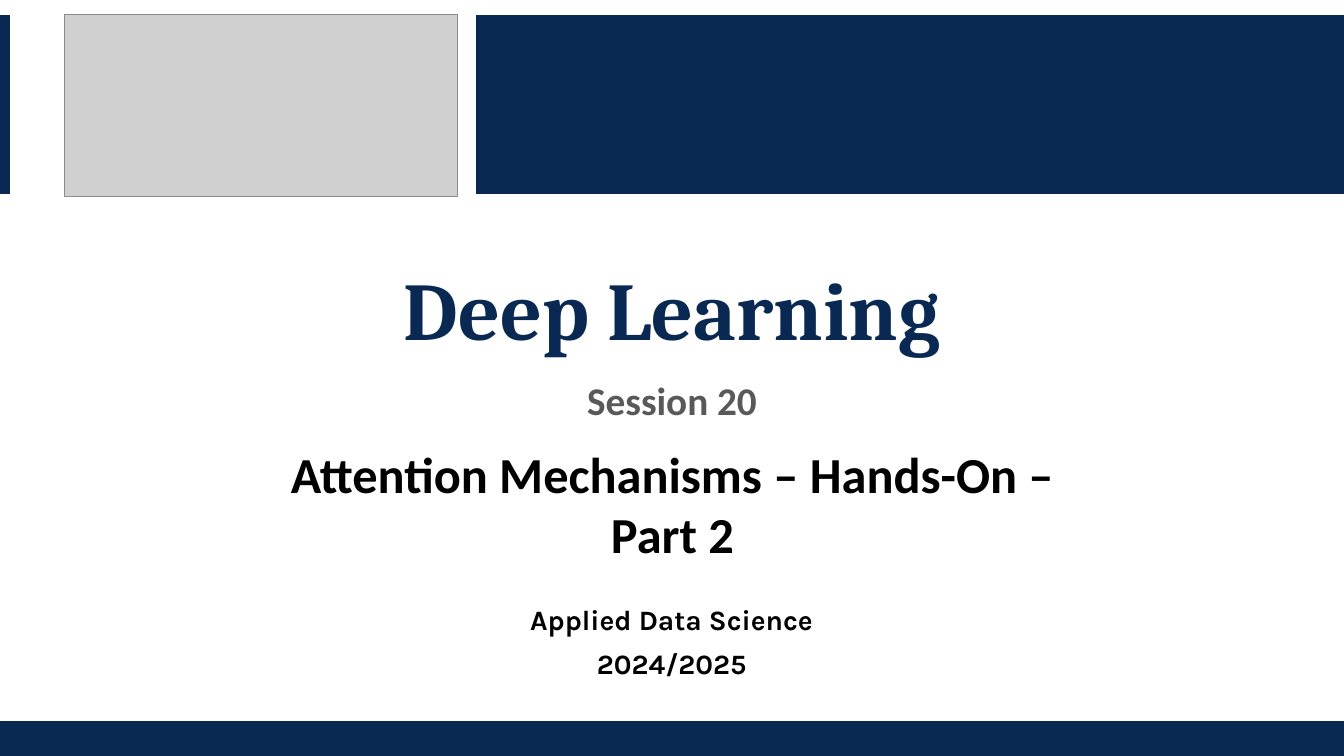
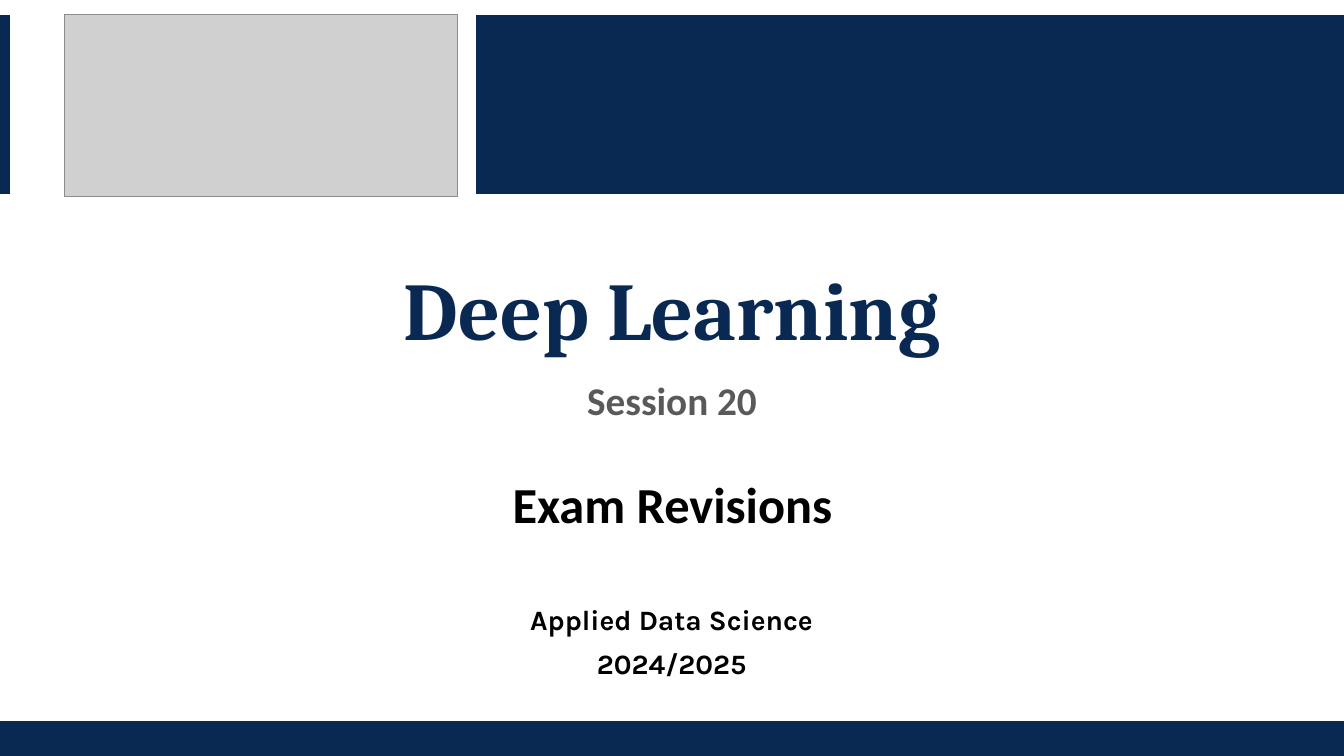
Before and after one commit to LCDA-UCP/dl_with_pytorch, a slide deck: slide 1 of lectures/DL-Session20.pptx. Drawn at 1344x756 pixels with LibreOffice and Linux fonts; fonts in the diff are those of the drawing; grey boxes stand for pictures. Boxes give left, top, right and bottom in pixels: in the first picture for what was removed or moved away, otherwise in the second. Text is boxed around its words. In the diff, an @@ line names an element or a change of style, - is before the commit and + after.

```diff
--- a/lectures/DL-Session20.pptx
+++ b/lectures/DL-Session20.pptx
@@ text at [513, 487, 832, 524]: text changed @@
-Attention Mechanisms – Hands-On – Part 2
+Exam Revisions
```
Also in this commit, not shown: 1 other slide changed, 1 other file.
